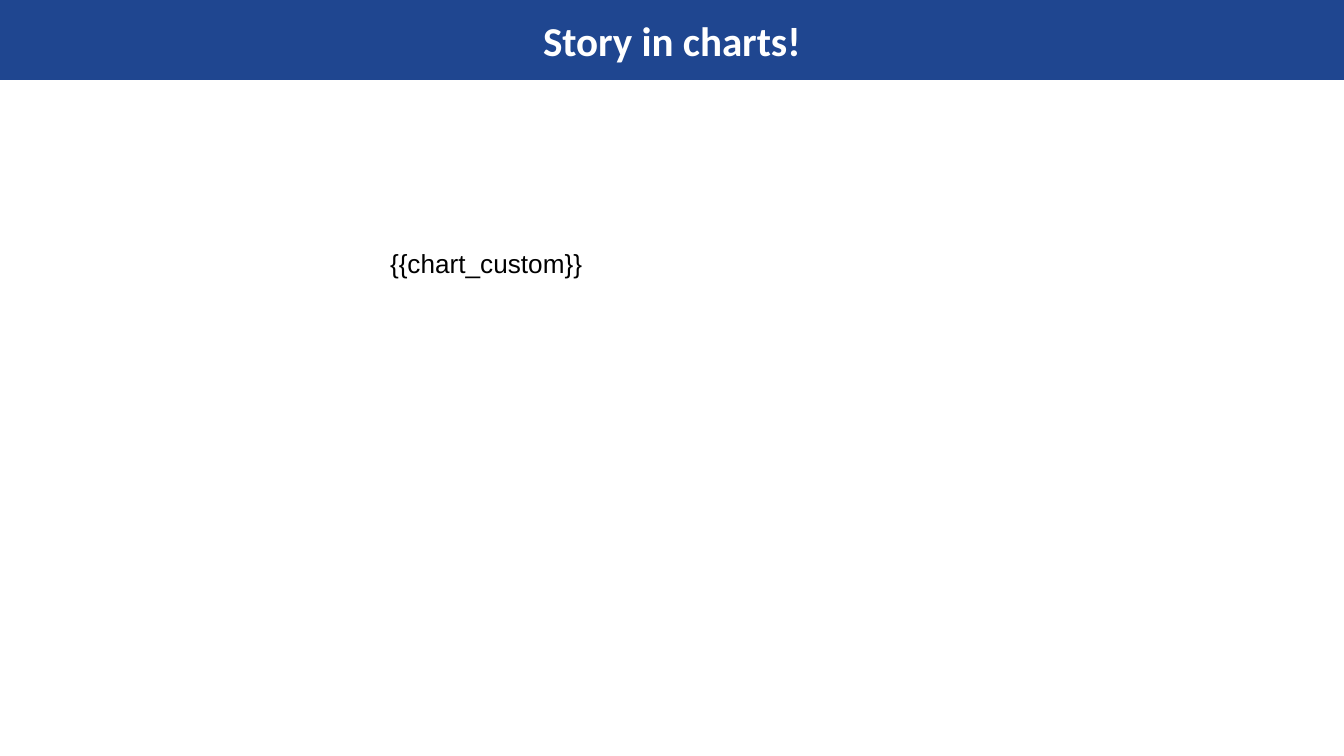
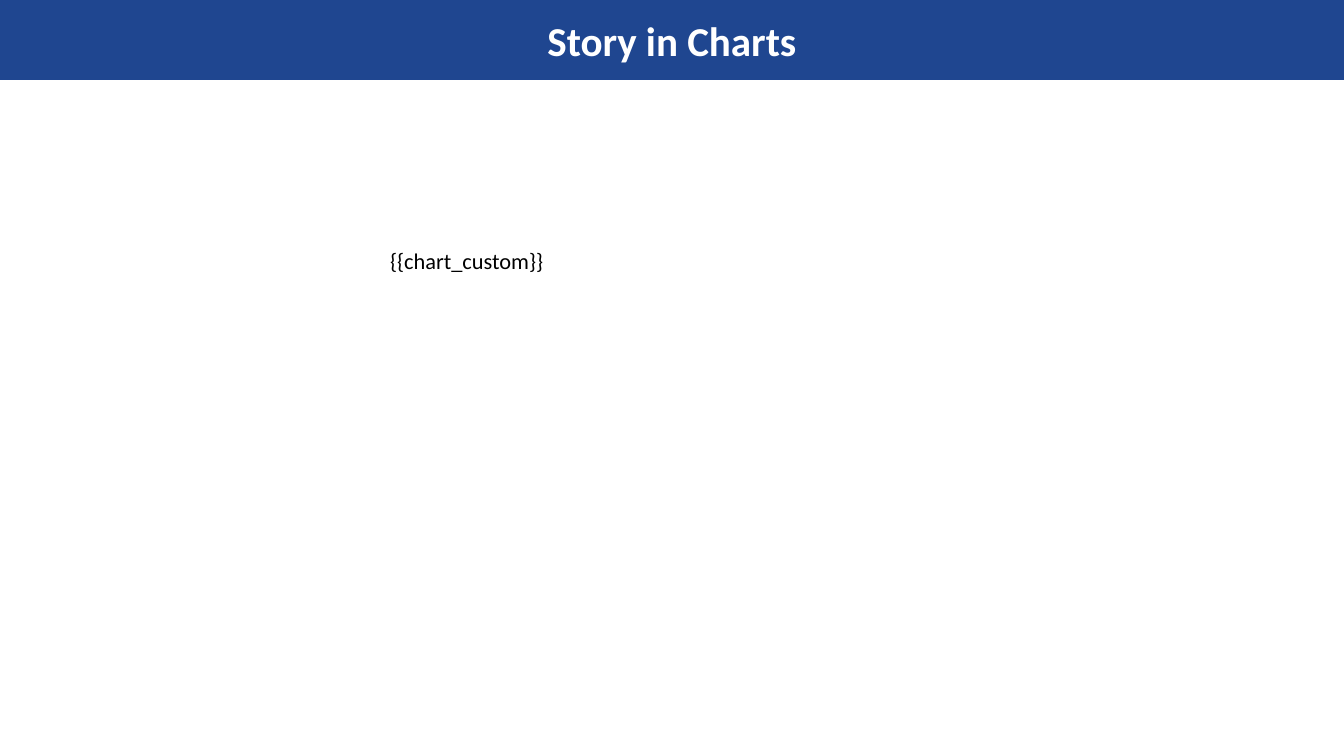
Before and after one commit to pratik1133/fluffy-lamp, a slide deck: slide 15 of master_template.pptx. Drawn at 1344x756 pixels with LibreOffice and Linux fonts; fonts in the diff are those of the drawing; background and template pictures are left out. Boxes give left, top, right and bottom in pixels: in the first picture for what was removed or moved away, otherwise in the second. Text is boxed around its words. In the diff, an @@ line names an element or a change of style, - is before the commit and + after.

```diff
--- a/master_template.pptx
+++ b/master_template.pptx
@@ title at box(547, 27, 796, 63): text changed @@
-Story in charts!
+Story in Charts
@@ text "{{chart_custom}}" at box(390, 253, 543, 272): size 14 to 12 pt, font Arial to Calibri @@
```
Also in this commit, not shown: 15 other slides changed.
